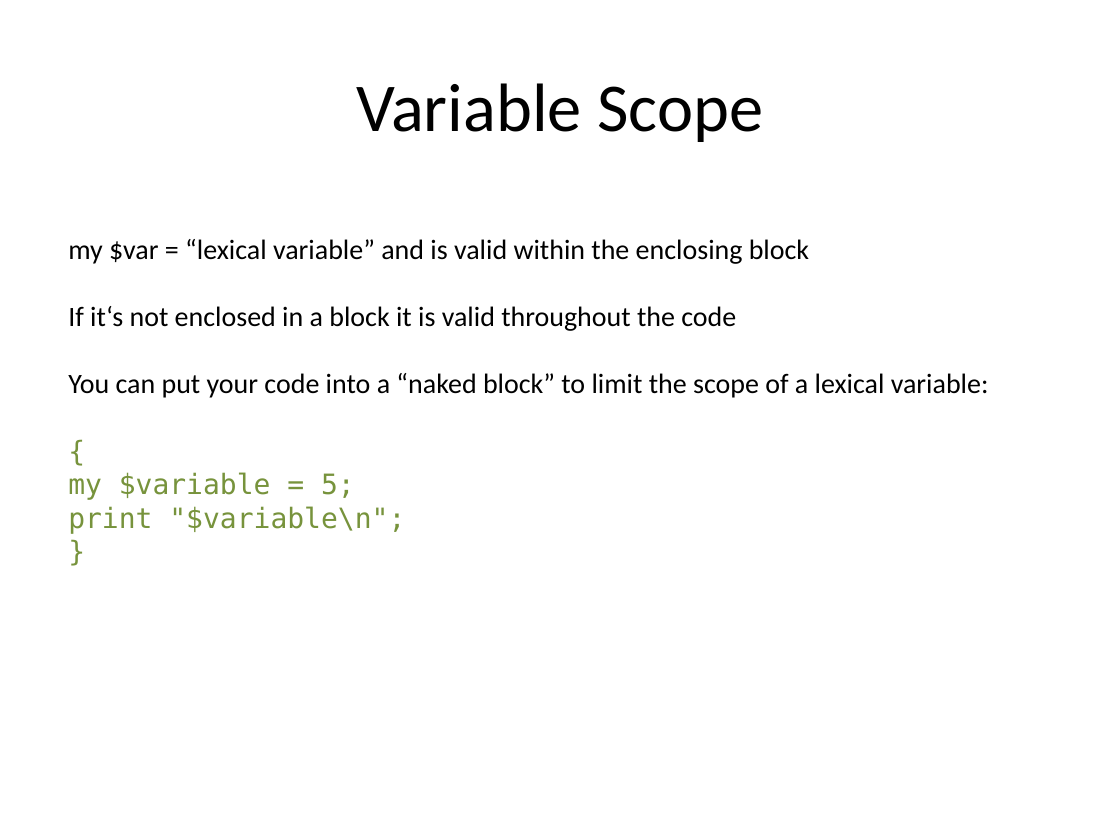
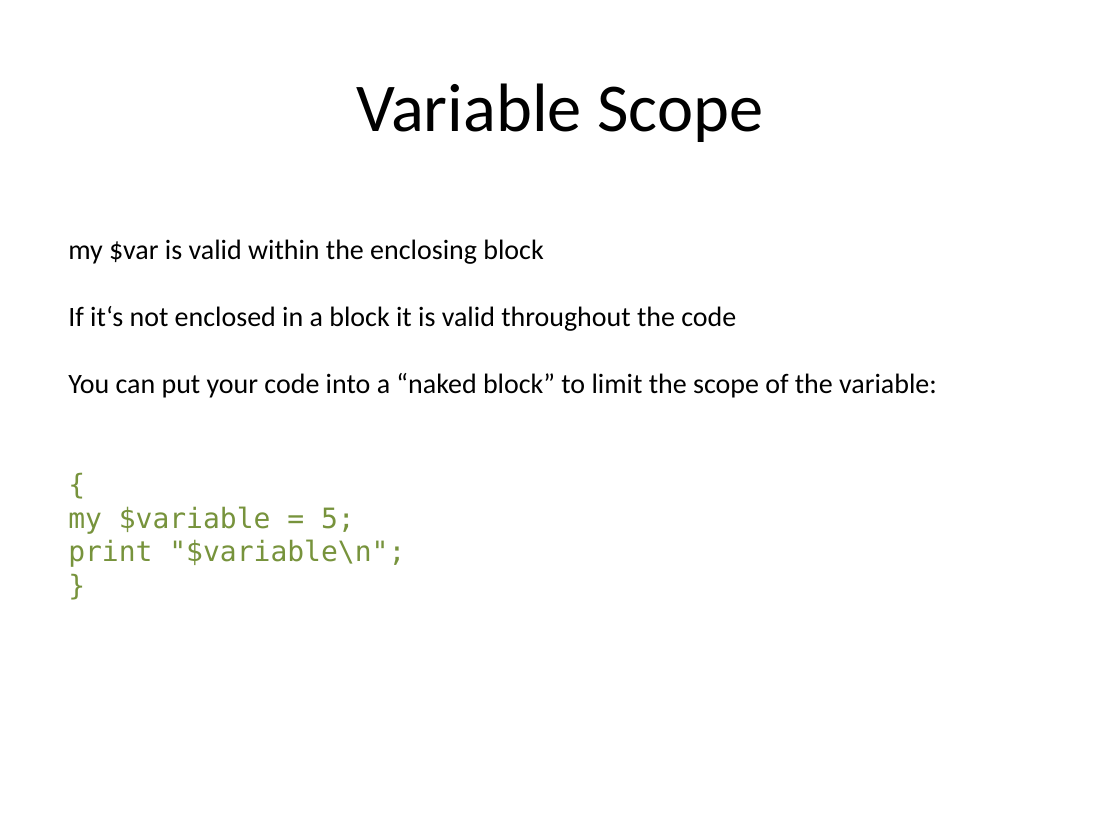
Before and after one commit to kbseah/perlcourse2017, a slide deck: slide 81 of Day1-1_JWI/Day1_intro_scalars_regex.pptx (slide 80 before the commit). Drawn at 1120x840 pixels with LibreOffice and Linux fonts; fonts in the diff are those of the drawing. Boxes give left, top, right and bottom in pixels: in the first picture for what was removed or moved away, otherwise in the second. Text is boxed around its words. In the diff, an @@ line names an element or a change of style, - is before the commit and + after.

```diff
--- a/Day1-1_JWI/Day1_intro_scalars_regex.pptx
+++ b/Day1-1_JWI/Day1_intro_scalars_regex.pptx
@@ text at box(68, 239, 543, 264): text changed @@
-my $var = “lexical variable” and is valid within the enclosing block
+my $var is valid within the enclosing block
@@ text at box(68, 373, 937, 398): text changed @@
-You can put your code into a “naked block” to limit the scope of a lexical variable:
+You can put your code into a “naked block” to limit the scope of the variable:
```
Also in this commit, not shown: 14 other slides changed, 7 slides added, 1 slide removed, 1 other file.
